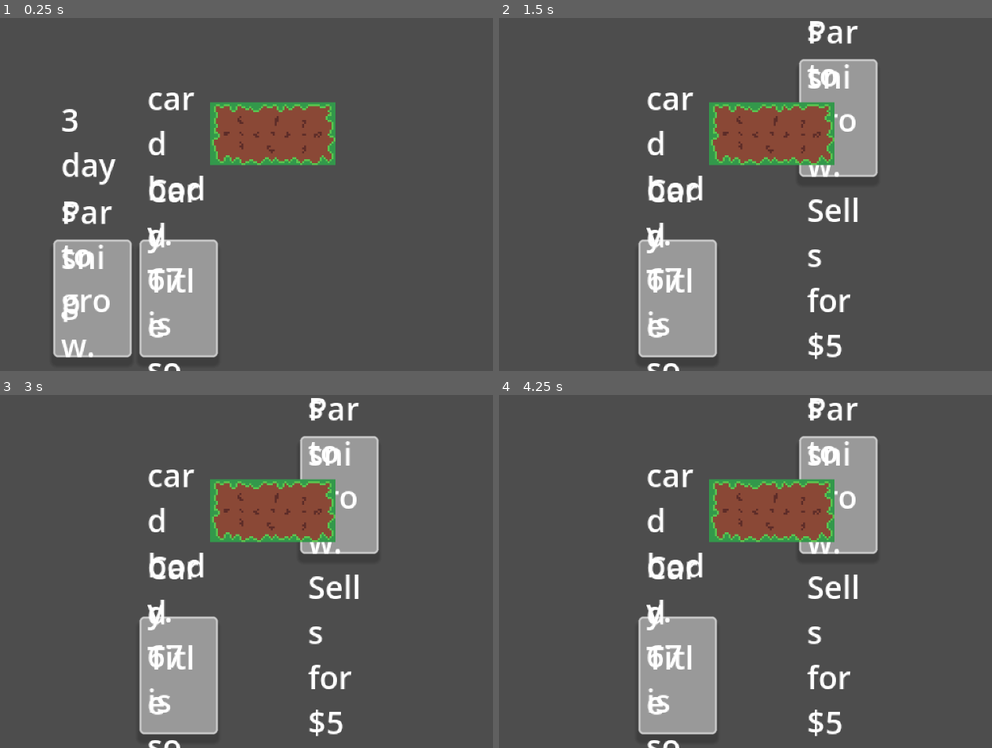
Above: before the commit, frames 1-4 (two rows, left to right).
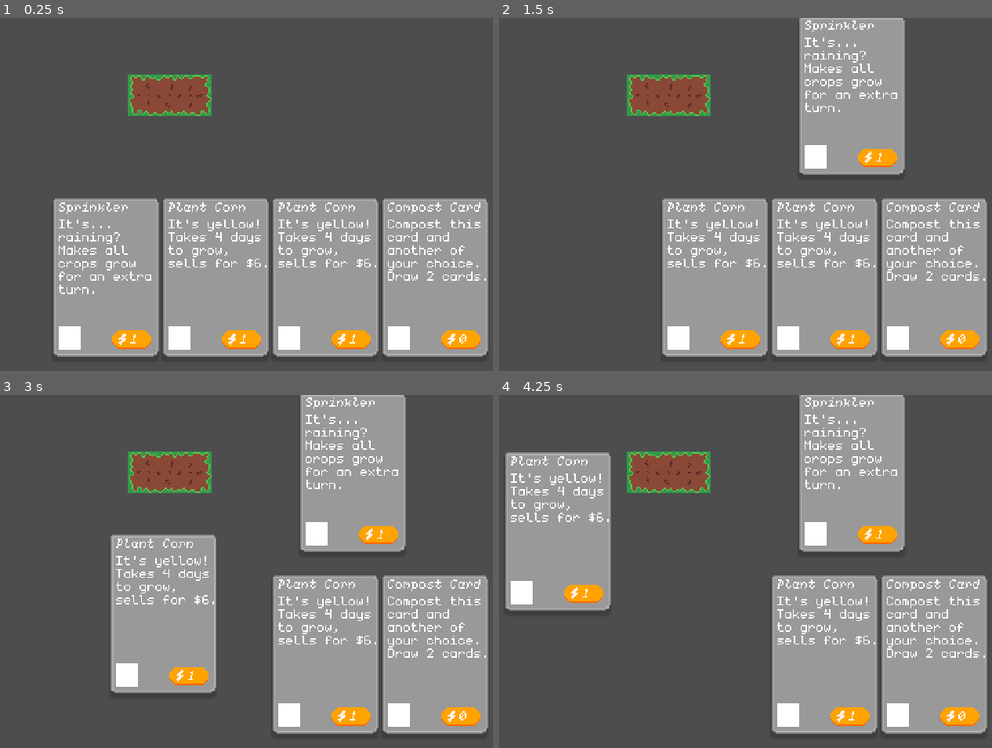
Above: after the commit, the same moments.

Repository: Hex-4/carden
Game: Godot game, scene res://main-test.tscn
Two runs of this game, one before a commit and one after it. Both use one fixed random seed, a clock stepped at 60 frames per second and the inputs below.
Inputs (mouse positions are in pixels of both pictures, inside the frame that each line leads up to):
- Up to frame 1 (0.25 s): no input
- Up to frame 2 (1.5 s): tap Enter at 0.5 s; drag from (592, 296) to (839, 116) at 0.52 s; tap Space at 1.25 s; drag from (651, 212) to (745, 265) at 1.27 s
- Up to frame 3 (3 s): tap Enter at 2 s; move the mouse to (340, 493) at 2.02 s; hold Right 2.03-2.75 s; tap Alt at 2.1 s; click (340, 493) at 2.17 s; tap Space at 2.75 s; drag from (246, 642) to (88, 518) at 2.77 s
- Up to frame 4 (4.25 s): tap Enter at 3.5 s; move the mouse to (962, 624) at 3.52 s; hold Left from 3.53 s (still down); tap Alt at 3.6 s; click (962, 624) at 3.67 s

The runs differ from the first frame. In frame 1, 40% of the frame differs, in the area x 10-100%, y 16-100%; in frame 2, 40%; in frame 3, 41%; in frame 4, 47%, in the area x 1-100%, y 0-100%.

Commit message:
rewrite card infra

Diff:
--- a/cards/expand_farm.tscn
+++ /dev/null
@@ -1,7 +0,0 @@
-[gd_scene load_steps=2 format=3 uid="uid://dto15avt8sjdh"]
-
-[ext_resource type="PackedScene" uid="uid://cpy4rqdrobds0" path="res://infra/card.tscn" id="1_6gi76"]
-
-[node name="Expand Farm" instance=ExtResource("1_6gi76")]
-title = "Expand Farm"
-body = "add a new slot to your farm"
--- a/cards/parsnip_card.tscn
+++ /dev/null
@@ -1,7 +0,0 @@
-[gd_scene load_steps=2 format=3 uid="uid://dqnvm6mr3aqc3"]
-
-[ext_resource type="PackedScene" uid="uid://cpy4rqdrobds0" path="res://infra/card.tscn" id="1_pikw0"]
-
-[node name="ParsnipCard" instance=ExtResource("1_pikw0")]
-title = "Parsnip"
-body = "3 days to grow. Sells for $5"
--- a/cards/water.tscn
+++ /dev/null
@@ -1,7 +0,0 @@
-[gd_scene load_steps=3 format=3 uid="uid://dsciygv667edo"]
-
-[ext_resource type="PackedScene" uid="uid://cpy4rqdrobds0" path="res://infra/card.tscn" id="1_3ddji"]
-[ext_resource type="Script" uid="uid://duxiobpnd5p5u" path="res://cards/scripts/water.gd" id="2_aaucu"]
-
-[node name="WaterCard" instance=ExtResource("1_3ddji")]
-script = ExtResource("2_aaucu")
--- a/infra/card.tscn
+++ b/infra/card.tscn
@@ -1,6 +1,9 @@
-[gd_scene load_steps=3 format=3 uid="uid://cpy4rqdrobds0"]
+[gd_scene load_steps=6 format=3 uid="uid://cpy4rqdrobds0"]
 
 [ext_resource type="Script" uid="uid://c8e6tdvtnietq" path="res://infra/scripts/card.gd" id="1_dsegt"]
+[ext_resource type="FontFile" uid="uid://vn6bc7r65hl5" path="res://monogram-extended-italic.ttf" id="2_ss0m7"]
+[ext_resource type="FontFile" uid="uid://birqjwiwc2yjv" path="res://monogram-extended.ttf" id="3_enukl"]
+[ext_resource type="Texture2D" uid="uid://cb6o10lqbkm0u" path="res://art-sources/energy-pill.png" id="4_xj7o1"]
 
 [sub_resource type="StyleBoxFlat" id="StyleBoxFlat_nxf5b"]
 border_width_left = 1
@@ -17,7 +20,7 @@
 shadow_offset = Vector2(-0.205, 3.66)
 
 [node name="Card" type="Control"]
-custom_minimum_size = Vector2(40, 60)
+custom_minimum_size = Vector2(80, 120)
 layout_mode = 3
 anchors_preset = 8
 anchor_left = 0.5
@@ -44,35 +47,93 @@
 mouse_filter = 2
 theme_override_styles/panel = SubResource("StyleBoxFlat_nxf5b")
 
+[node name="ColorRect" type="ColorRect" parent="."]
+layout_mode = 1
+anchors_preset = -1
+anchor_left = 0.053000003
+anchor_top = 0.81700003
+anchor_right = 0.26500002
+anchor_bottom = 0.96700007
+offset_left = -0.0050001144
+offset_top = -0.040000916
+offset_right = -0.025001526
+offset_bottom = -0.040008545
+metadata/_edit_use_anchors_ = true
+
 [node name="CardTitle" type="RichTextLabel" parent="."]
 layout_mode = 1
 anchors_preset = -1
-anchor_left = 0.08800001
-anchor_top = 0.062000003
-anchor_right = 0.82500005
-anchor_bottom = 0.155
-offset_top = -1.0799999
-offset_bottom = 5.180002
+anchor_left = 0.052705918
+anchor_top = -0.008416672
+anchor_right = 1.9782059
+anchor_bottom = 0.18341666
+offset_left = 0.020001411
+offset_top = 0.010002315
+offset_right = -0.020004272
+offset_bottom = -0.0099983215
 grow_horizontal = 2
 grow_vertical = 2
 mouse_filter = 2
 mouse_default_cursor_shape = 6
-text = "loading"
+theme_override_fonts/normal_font = ExtResource("2_ss0m7")
+theme_override_font_sizes/normal_font_size = 16
+text = "Card Title"
 fit_content = true
 scroll_active = false
+metadata/_edit_use_anchors_ = true
 
 [node name="CardBody" type="RichTextLabel" parent="."]
 layout_mode = 1
 anchors_preset = -1
-anchor_left = 0.108
-anchor_top = 0.5
-anchor_right = 0.90000004
-anchor_bottom = 0.93200004
-offset_top = -0.99998474
+anchor_left = 0.052941177
+anchor_top = 0.09966667
+anchor_right = 1.0524414
+anchor_bottom = 0.7913334
+offset_top = 0.039996147
+offset_right = 0.039993286
+offset_bottom = 0.039993286
 grow_horizontal = 2
 grow_vertical = 2
 mouse_filter = 2
 mouse_default_cursor_shape = 6
-text = "loading"
+theme_override_constants/line_separation = -3
+theme_override_fonts/normal_font = ExtResource("3_enukl")
+theme_override_font_sizes/normal_font_size = 16
+text = "This is a card that does something, I would hope. It would be awesome if it did. Yay!"
 fit_content = true
 scroll_active = false
+metadata/_edit_use_anchors_ = true
+
+[node name="TextureRect" type="TextureRect" parent="."]
+layout_mode = 1
+anchors_preset = -1
+anchor_left = 0.55
+anchor_top = 0.83300006
+anchor_right = 0.95000005
+anchor_bottom = 0.96700007
+offset_top = 0.039993286
+offset_bottom = -0.040008545
+texture = ExtResource("4_xj7o1")
+metadata/_edit_use_anchors_ = true
+
+[node name="EnergyCost" type="RichTextLabel" parent="TextureRect"]
+layout_mode = 1
+anchors_preset = -1
+anchor_left = 0.469
+anchor_top = 0.109000005
+anchor_right = 0.937
+anchor_bottom = 0.70500004
+offset_left = -0.008000374
+offset_top = -1.7440001
+offset_right = 0.016000748
+offset_bottom = 1.7199993
+grow_horizontal = 2
+grow_vertical = 2
+mouse_filter = 2
+mouse_default_cursor_shape = 6
+theme_override_fonts/normal_font = ExtResource("2_ss0m7")
+theme_override_font_sizes/normal_font_size = 16
+text = "03"
+fit_content = true
+scroll_active = false
+metadata/_edit_use_anchors_ = true
--- a/infra/scripts/card.gd
+++ b/infra/scripts/card.gd
@@ -4,13 +4,15 @@
 var dragging = false
 var drag_offset = Vector2.ZERO
 
-@export var title = "Card Title"
+var title = "loading"
+var body = "loading description..."
+var energy_cost = 2
 
-@export var body = "card body. 67 is so funny lmao"
-
-func _ready() -> void:
+func setup():
 	($CardTitle as RichTextLabel).text = title
 	($CardBody as RichTextLabel).text = body
+	$TextureRect/EnergyCost.text = str(energy_cost)
+
 
 func _gui_input(event):
 	if event is InputEventMouseButton:
--- a/infra/scripts/game_manager.gd
+++ b/infra/scripts/game_manager.gd
@@ -1,10 +1,42 @@
 extends Node
 class_name GameManager
 
+var base_card_scene: PackedScene = preload("res://infra/card.tscn")
+
+var corn_info = {
+	title = "Plant Corn",
+	body = "It's yellow! Takes 4 days to grow, sells for $6.",
+	energy = 1
+}
+
+var compost_info = {
+	title = "Compost Card",
+	body = "Compost this card and another of your choice. Draw 2 cards.",
+	energy = 0
+}
+
+var sprinkler_info = {
+	title = "Sprinkler",
+	body = "It's... raining? Makes all crops grow for an extra turn.",
+	energy = 1
+}
+
 # Called when the node enters the scene tree for the first time.
 func _ready() -> void:
-	pass # Replace with function body.
+	create_card(sprinkler_info)
+	create_card(corn_info)
+	create_card(corn_info)
+	create_card(compost_info)
 
+
+func create_card(info: Dictionary) -> BaseCard:
+	var new_card: BaseCard = base_card_scene.instantiate()
+	new_card.title = info.title
+	new_card.body = info.body
+	new_card.energy_cost = info.energy
+	new_card.setup()
+	$Screen/Hand.add_child(new_card)
+	return new_card
 
 # Called every frame. 'delta' is the elapsed time since the previous frame.
 func _process(delta: float) -> void:
--- a/main-test.tscn
+++ b/main-test.tscn
@@ -1,11 +1,12 @@
-[gd_scene load_steps=5 format=3 uid="uid://btn12n75otxaf"]
+[gd_scene load_steps=3 format=3 uid="uid://btn12n75otxaf"]
 
-[ext_resource type="PackedScene" uid="uid://dsciygv667edo" path="res://cards/water.tscn" id="1_ygbwb"]
-[ext_resource type="PackedScene" uid="uid://dqnvm6mr3aqc3" path="res://cards/parsnip_card.tscn" id="3_1kwsd"]
 [ext_resource type="Script" uid="uid://cfjx3gq8snege" path="res://infra/scripts/game_manager.gd" id="4_1kwsd"]
 [ext_resource type="Texture2D" uid="uid://bupe615yjnvp7" path="res://art-sources/farm.png" id="4_g7jtv"]
 
-[node name="Control" type="Control"]
+[node name="GameManager" type="Node"]
+script = ExtResource("4_1kwsd")
+
+[node name="Screen" type="Control" parent="."]
 layout_mode = 3
 anchors_preset = 15
 anchor_right = 1.0
@@ -13,13 +14,13 @@
 grow_horizontal = 2
 grow_vertical = 2
 
-[node name="HBoxContainer" type="HBoxContainer" parent="."]
+[node name="Hand" type="HBoxContainer" parent="Screen"]
 layout_mode = 1
 anchors_preset = -1
-anchor_left = 0.14374998
-anchor_top = 0.62193346
-anchor_right = 0.82232505
-anchor_bottom = 0.9670445
+anchor_left = 0.14330417
+anchor_top = 0.50935566
+anchor_right = 0.8352709
+anchor_bottom = 0.95369625
 offset_top = 0.051979065
 offset_right = -0.14401245
 offset_bottom = 0.08000183
@@ -27,16 +28,7 @@
 grow_vertical = 2
 metadata/_edit_use_anchors_ = true
 
-[node name="ParsnipCard" parent="HBoxContainer" instance=ExtResource("3_1kwsd")]
-layout_mode = 2
-
-[node name="WaterCard" parent="HBoxContainer" instance=ExtResource("1_ygbwb")]
-layout_mode = 2
-
-[node name="GameManager" type="Node" parent="."]
-script = ExtResource("4_1kwsd")
-
-[node name="GridContainer" type="GridContainer" parent="."]
+[node name="GridContainer" type="GridContainer" parent="Screen"]
 layout_mode = 1
 anchors_preset = -1
 anchor_left = 0.171375
@@ -49,6 +41,6 @@
 offset_bottom = -0.07199097
 metadata/_edit_use_anchors_ = true
 
-[node name="Sprite2D" type="Sprite2D" parent="."]
+[node name="Sprite2D" type="Sprite2D" parent="Screen"]
 position = Vector2(158, 59)
 texture = ExtResource("4_g7jtv")
--- a/project.godot
+++ b/project.godot
@@ -17,9 +17,12 @@
 
 [display]
 
-window/size/viewport_width=320
-window/size/viewport_height=180
+window/size/viewport_width=480
+window/size/viewport_height=270
+window/size/window_width_override=1440
+window/size/window_height_override=810
 window/stretch/mode="canvas_items"
+window/stretch/scale_mode="integer"
 
 [editor_plugins]
 
Binary file added: Kenney Mini.ttf
Not shown, added: Kenney Mini.ttf.import
Binary file added: Kenney Pixel.ttf
Not shown, added: Kenney Pixel.ttf.import
Binary file added: art-sources/energy-pill.aseprite
Binary file added: art-sources/energy-pill.png
Not shown, added: art-sources/energy-pill.png.import
Binary file added: monogram-extended-italic.ttf
Not shown, added: monogram-extended-italic.ttf.import
Binary file added: monogram-extended.ttf
Not shown, added: monogram-extended.ttf.import
